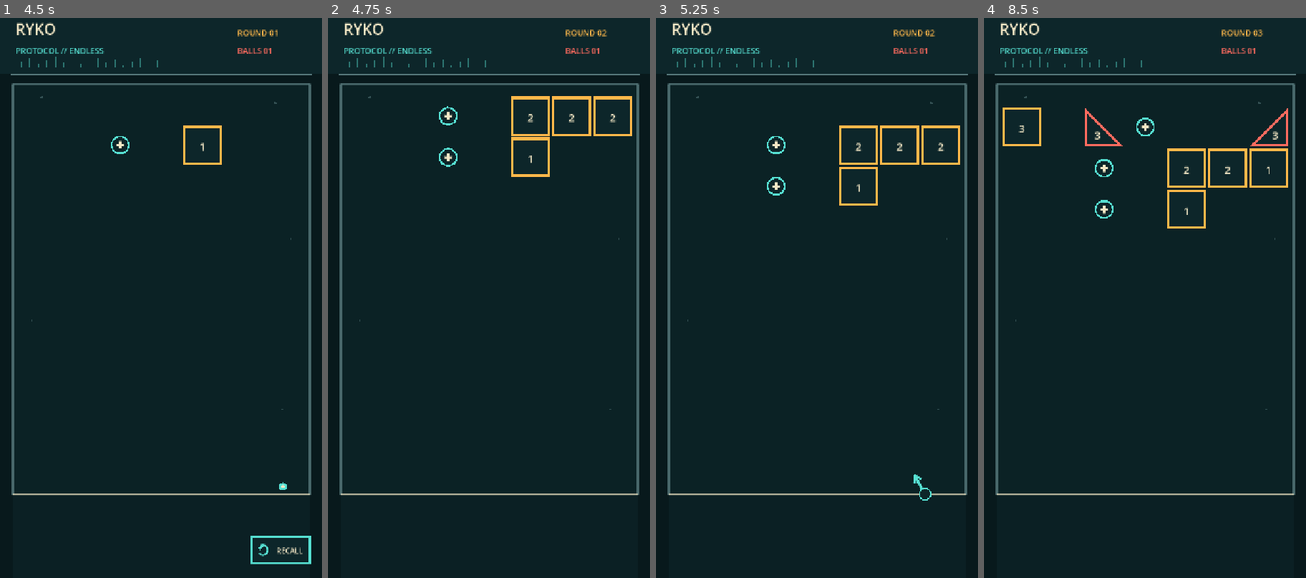
Above: before the commit, frames 1-4 (left to right).
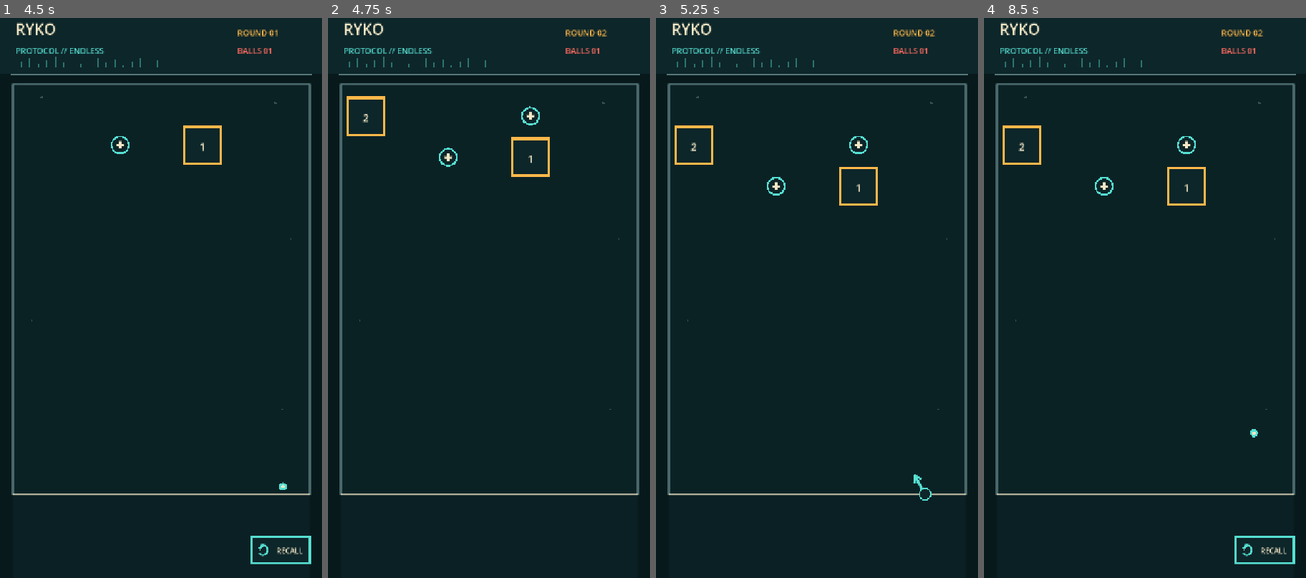
Above: after the commit, the same moments.

Repository: dfagaras/ryko-game
Game: Godot game, scene res://scenes/main.tscn
Same seed, same stepped clock (60 frames per second), same inputs: the game is played once before the commit and once after it.
Inputs (mouse positions are in pixels of both pictures, inside the frame that each line leads up to):
- Up to frame 1 (4.5 s): tap Enter at 0.5, 4.25 s; move the mouse to (231, 264) at 0.52 s; click (231, 264) at 0.67 s; tap Space at 1.25 s; drag from (96, 320) to (144, 404) at 1.27 s; move the mouse to (193, 163) at 2.02 s; click (193, 163) at 2.17 s; drag from (144, 404) to (64, 208) at 2.77 s; move the mouse to (257, 376) at 3.52 s; click (257, 376) at 3.67 s; drag from (64, 208) to (112, 146) at 4.27 s
- Up to frame 2 (4.75 s): no input
- Up to frame 3 (5.25 s): move the mouse to (833, 292) at 5.02 s; click (833, 292) at 5.17 s
- Up to frame 4 (8.5 s): tap Space at 5.75 s; drag from (1096, 146) to (1080, 320) at 5.77 s; move the mouse to (1215, 264) at 6.52 s; click (1215, 264) at 6.67 s; drag from (1080, 320) to (1128, 404) at 7.27 s; tap Enter at 8 s; move the mouse to (1177, 163) at 8.02 s; click (1177, 163) at 8.17 s

Frame 1 is identical in both runs. In frame 2, 1.1% of the frame differs, in the area x 5-95%, y 13-22%; in frame 3, 1.0%; in frame 4, 2.1%, in the area x 5-97%, y 2-98%.

Commit message:
feat: add ghost core power

Diff:
--- a/scripts/main.gd
+++ b/scripts/main.gd
@@ -39,6 +39,9 @@
 const BALL_SPEED := 760.0
 const BALL_RADIUS := 9.0
 const BALL_COLLISION_RADIUS := 10.0
+const WALL_COLLISION_LAYER := 1
+const BALL_COLLISION_LAYER := 2
+const BLOCK_COLLISION_LAYER := 4
 const BALL_LAUNCH_INTERVAL := 0.075
 const PICKUP_RADIUS := 19.0
 const TRIANGLE_CHANCE := 0.28
@@ -53,6 +56,8 @@
 const ION_BEAM_START_TURN := 4
 const ION_BEAM_RADIUS := 20.0
 const ION_BEAM_EFFECT_DURATION := 0.30
+const GHOST_CORE_START_TURN := 8
+const GHOST_CORE_RADIUS := 20.0
 
 const BG := Color("#08191c")
 const PLAYFIELD_BG := Color("#0b2225")
@@ -65,6 +70,7 @@
 const VOID_DARK := Color("#020608")
 const PHASE_BLUE := Color("#78a8ff")
 const ION_BLUE := Color("#32d8ff")
+const GHOST_PURPLE := Color("#b58cff")
 const MUTED := Color("#55777a")
 const CREAM := Color("#f3e7c5")
 
@@ -95,6 +101,7 @@
 var pickups: Array[Dictionary] = []
 var ion_powers: Array[Dictionary] = []
 var ion_beam_effects: Array[Dictionary] = []
+var ghost_cores: Array[Dictionary] = []
 var fallback_font: Font
 var rng := RandomNumberGenerator.new()
 var run_seed := 0
@@ -115,6 +122,7 @@
 func _add_wall(position: Vector2, size: Vector2) -> void:
 	var wall := StaticBody2D.new()
 	wall.position = position
+	wall.collision_layer = WALL_COLLISION_LAYER
 	wall.set_meta("kind", "wall")
 	var collision := CollisionShape2D.new()
 	var shape := RectangleShape2D.new()
@@ -168,6 +176,7 @@
 	pickups.clear()
 	ion_powers.clear()
 	ion_beam_effects.clear()
+	ghost_cores.clear()
 
 
 func _cell_center(column: int, row: int) -> Vector2:
@@ -264,10 +273,11 @@
 		"collected": false
 	})
 
-	# Keep the permanent +1 pickup, then use a second empty cell for Ion Beam
-	# when the generated row has enough room.
-	if block_count + 1 < COLUMN_COUNT and rng.randf() < _ion_beam_spawn_chance():
-		var ion_column := columns[block_count + 1]
+	# Keep the permanent +1 pickup, then assign powers only to remaining empty
+	# cells. Ion Beam and Ghost Core can coexist when the row has enough room.
+	var next_power_index := block_count + 1
+	if next_power_index < COLUMN_COUNT and rng.randf() < _ion_beam_spawn_chance():
+		var ion_column := columns[next_power_index]
 		ion_powers.append({
 			"column": ion_column,
 			"row": row,
@@ -276,6 +286,16 @@
 			"activated": false,
 			"balls_inside": {}
 		})
+		next_power_index += 1
+
+	if next_power_index < COLUMN_COUNT and rng.randf() < _ghost_core_spawn_chance():
+		var ghost_column := columns[next_power_index]
+		ghost_cores.append({
+			"column": ghost_column,
+			"row": row,
+			"position": _spawn_position(ghost_column, row),
+			"activated": false
+		})
 
 
 func _block_count_for_turn() -> int:
@@ -336,6 +356,12 @@
 	if turn <= 19:
 		return 0.32
 	return 0.36
+
+
+func _ghost_core_spawn_chance() -> float:
+	if turn < GHOST_CORE_START_TURN:
+		return 0.0
+	return 0.18
 
 
 func _choose_black_hole_sides() -> Array[String]:
@@ -368,6 +394,7 @@
 func _add_square_block(column: int, row: int, hp: int, variant: String = "normal", absorbing_sides: Array[String] = []) -> void:
 	var body := StaticBody2D.new()
 	body.position = _spawn_position(column, row)
+	body.collision_layer = BLOCK_COLLISION_LAYER
 	body.set_meta("kind", "block")
 	body.set_meta("block_index", blocks.size())
 	var collision := CollisionShape2D.new()
@@ -394,6 +421,7 @@
 func _add_triangle_block(column: int, row: int, hp: int, orientation: String, variant: String = "normal") -> void:
 	var body := StaticBody2D.new()
 	body.position = _spawn_position(column, row)
+	body.collision_layer = BLOCK_COLLISION_LAYER
 	body.set_meta("kind", "block")
 	body.set_meta("block_index", blocks.size())
 	var collision := CollisionPolygon2D.new()
@@ -579,8 +607,8 @@
 	var body := CharacterBody2D.new()
 	body.position = launcher
 	# Balls share the same launch path but must never collide with one another.
-	body.collision_layer = 2
-	body.collision_mask = 1
+	body.collision_layer = BALL_COLLISION_LAYER
+	body.collision_mask = WALL_COLLISION_LAYER | BLOCK_COLLISION_LAYER
 	var collision := CollisionShape2D.new()
 	var shape := CircleShape2D.new()
 	# The collision radius is intentionally one pixel larger than the rendered
@@ -592,7 +620,9 @@
 	balls.append({
 		"body": body,
 		"velocity": volley_direction * BALL_SPEED,
-		"returned": false
+		"returned": false,
+		"ghost": false,
+		"ghost_blocks_inside": {}
 	})
 	launched_ball_count += 1
 	active_ball_count += 1
@@ -620,6 +650,7 @@
 		if not is_instance_valid(body):
 			continue
 		var velocity: Vector2 = entry["velocity"]
+		var previous_position := body.position
 		var collision := body.move_and_collide(velocity * delta)
 		if collision:
 			velocity = velocity.bounce(collision.get_normal()).normalized() * BALL_SPEED
@@ -634,6 +665,8 @@
 
 		_collect_pickups_at(body.position)
 		_activate_ion_powers_at(body)
+		_activate_ghost_cores_at(entry)
+		_damage_blocks_crossed_by_ghost(entry, previous_position)
 		if body.position.y > RETURN_Y + 32.0:
 			_return_ball(entry)
 
@@ -712,6 +745,77 @@
 		_fire_ion_beam(power_position, String(power["orientation"]))
 
 
+func _activate_ghost_cores_at(entry: Dictionary) -> void:
+	var body: CharacterBody2D = entry["body"] as CharacterBody2D
+	if not is_instance_valid(body):
+		return
+	for core in ghost_cores:
+		var core_position: Vector2 = core["position"]
+		if body.position.distance_to(core_position) > GHOST_CORE_RADIUS + BALL_RADIUS:
+			continue
+		core["activated"] = true
+		entry["ghost"] = true
+		# Ghost balls still collide with the three board walls, but every block
+		# and every black-hole side becomes physically transparent.
+		body.collision_mask = WALL_COLLISION_LAYER
+
+
+func _damage_blocks_crossed_by_ghost(entry: Dictionary, previous_position: Vector2) -> void:
+	if not bool(entry.get("ghost", false)):
+		return
+	var body: CharacterBody2D = entry["body"] as CharacterBody2D
+	if not is_instance_valid(body):
+		return
+	var blocks_inside: Dictionary = entry["ghost_blocks_inside"]
+	for item in blocks:
+		var block_body: StaticBody2D = item["body"] as StaticBody2D
+		if not is_instance_valid(block_body):
+			continue
+		var block_id := block_body.get_instance_id()
+		if String(item.get("variant", "normal")) == "phase" and not bool(item.get("phase_active", true)):
+			blocks_inside.erase(block_id)
+			continue
+		var currently_inside := _ghost_point_overlaps_block(body.position, item)
+		var crossed := _ghost_path_crosses_block(previous_position, body.position, item)
+		if crossed and not blocks_inside.has(block_id):
+			blocks_inside[block_id] = true
+			_hit_block(block_body)
+		if not currently_inside:
+			blocks_inside.erase(block_id)
+
+
+func _ghost_path_crosses_block(from: Vector2, to: Vector2, item: Dictionary) -> bool:
+	var distance := from.distance_to(to)
+	var sample_step := maxf(4.0, BALL_RADIUS * 0.6)
+	var sample_count := maxi(1, int(ceil(distance / sample_step)))
+	for sample_index in range(sample_count + 1):
+		var sample_position := from.lerp(to, float(sample_index) / float(sample_count))
+		if _ghost_point_overlaps_block(sample_position, item):
+			return true
+	return false
+
+
+func _ghost_point_overlaps_block(point: Vector2, item: Dictionary) -> bool:
+	var center: Vector2 = item["position"]
+	if String(item["shape"]) == "square":
+		return Rect2(center - Vector2(CELL, CELL) * 0.5, Vector2(CELL, CELL)).grow(BALL_RADIUS * 0.55).has_point(point)
+
+	var polygon := PackedVector2Array()
+	for local_point in _triangle_local_points(String(item["orientation"])):
+		polygon.append(center + local_point)
+	var probe_distance := BALL_RADIUS * 0.55
+	for offset in [
+		Vector2.ZERO,
+		Vector2(probe_distance, 0.0),
+		Vector2(-probe_distance, 0.0),
+		Vector2(0.0, probe_distance),
+		Vector2(0.0, -probe_distance)
+	]:
+		if Geometry2D.is_point_in_polygon(point + offset, polygon):
+			return true
+	return false
+
+
 func _fire_ion_beam(beam_position: Vector2, orientation: String) -> void:
 	ion_beam_effects.append({
 		"position": beam_position,
@@ -792,6 +896,12 @@
 			remaining_ion_powers.append(power)
 	ion_powers = remaining_ion_powers
 
+	var remaining_ghost_cores: Array[Dictionary] = []
+	for core in ghost_cores:
+		if not bool(core["activated"]):
+			remaining_ghost_cores.append(core)
+	ghost_cores = remaining_ghost_cores
+
 	turn += 1
 	_spawn_row(turn, -1)
 
@@ -818,6 +928,13 @@
 		power["move_from"] = power_position
 		power["move_to"] = _cell_center(int(power["column"]), target_row)
 
+	for core in ghost_cores:
+		var target_row := int(core["row"]) + 1
+		core["row"] = target_row
+		var core_position: Vector2 = core["position"]
+		core["move_from"] = core_position
+		core["move_to"] = _cell_center(int(core["column"]), target_row)
+
 
 func _toggle_phase_blocks() -> void:
 	for item in blocks:
@@ -828,7 +945,7 @@
 			continue
 		var is_active := not bool(item.get("phase_active", true))
 		item["phase_active"] = is_active
-		body.collision_layer = 1 if is_active else 0
+		body.collision_layer = BLOCK_COLLISION_LAYER if is_active else 0
 
 
 func _process_board_advance(delta: float) -> void:
@@ -855,6 +972,11 @@
 		var move_from: Vector2 = power["move_from"]
 		var move_to: Vector2 = power["move_to"]
 		power["position"] = move_from.lerp(move_to, eased)
+
+	for core in ghost_cores:
+		var move_from: Vector2 = core["move_from"]
+		var move_to: Vector2 = core["move_to"]
+		core["position"] = move_from.lerp(move_to, eased)
 
 	if progress < 1.0:
 		return
@@ -887,6 +1009,15 @@
 			visible_ion_powers.append(power)
 	ion_powers = visible_ion_powers
 
+	var visible_ghost_cores: Array[Dictionary] = []
+	for core in ghost_cores:
+		core.erase("move_from")
+		core.erase("move_to")
+		var core_position: Vector2 = core["position"]
+		if core_position.y < LAUNCH_LINE_Y:
+			visible_ghost_cores.append(core)
+	ghost_cores = visible_ghost_cores
+
 	if reached_danger:
 		state = TurnState.GAME_OVER
 		is_aiming = false
@@ -907,6 +1038,7 @@
 	_draw_blocks()
 	_draw_pickups()
 	_draw_ion_powers()
+	_draw_ghost_cores()
 	_draw_ion_beam_effects()
 
 	if state == TurnState.AIMING:
@@ -948,8 +1080,16 @@
 		var body: CharacterBody2D = entry["body"] as CharacterBody2D
 		if not is_instance_valid(body):
 			continue
-		draw_circle(body.position, BALL_RADIUS, AQUA)
-		draw_circle(body.position, 4.0, CREAM)
+		if bool(entry.get("ghost", false)):
+			var velocity: Vector2 = entry["velocity"]
+			var trail_end := body.position - velocity.normalized() * 24.0
+			draw_line(trail_end, body.position, Color(GHOST_PURPLE, 0.28), 6.0, true)
+			draw_circle(body.position, BALL_RADIUS, Color(GHOST_PURPLE, 0.42))
+			draw_arc(body.position, BALL_RADIUS, 0.0, TAU, 24, Color(CREAM, 0.78), 2.0, true)
+			draw_circle(body.position, 3.0, Color(CREAM, 0.62))
+		else:
+			draw_circle(body.position, BALL_RADIUS, AQUA)
+			draw_circle(body.position, 4.0, CREAM)
 
 
 func _draw_aim_guide() -> void:
@@ -1175,6 +1315,17 @@
 			]), color)
 
 
+func _draw_ghost_cores() -> void:
+	for core in ghost_cores:
+		var center: Vector2 = core["position"]
+		var color := Color(CORAL, 0.82) if bool(core["activated"]) else GHOST_PURPLE
+		draw_circle(center, GHOST_CORE_RADIUS, Color(PANEL, 0.90))
+		# Broken, offset rings make the pickup readable without relying on text.
+		draw_arc(center + Vector2(-2.0, 0.0), 15.0, -PI * 0.82, PI * 0.28, 22, color, 4.0, true)
+		draw_arc(center + Vector2(2.0, 0.0), 11.0, PI * 0.18, PI * 1.24, 18, Color(CREAM, 0.82), 3.0, true)
+		draw_circle(center, 3.0, color)
+
+
 func _draw_ion_beam_effects() -> void:
 	for effect in ion_beam_effects:
 		var progress := clampf(float(effect["elapsed"]) / ION_BEAM_EFFECT_DURATION, 0.0, 1.0)
